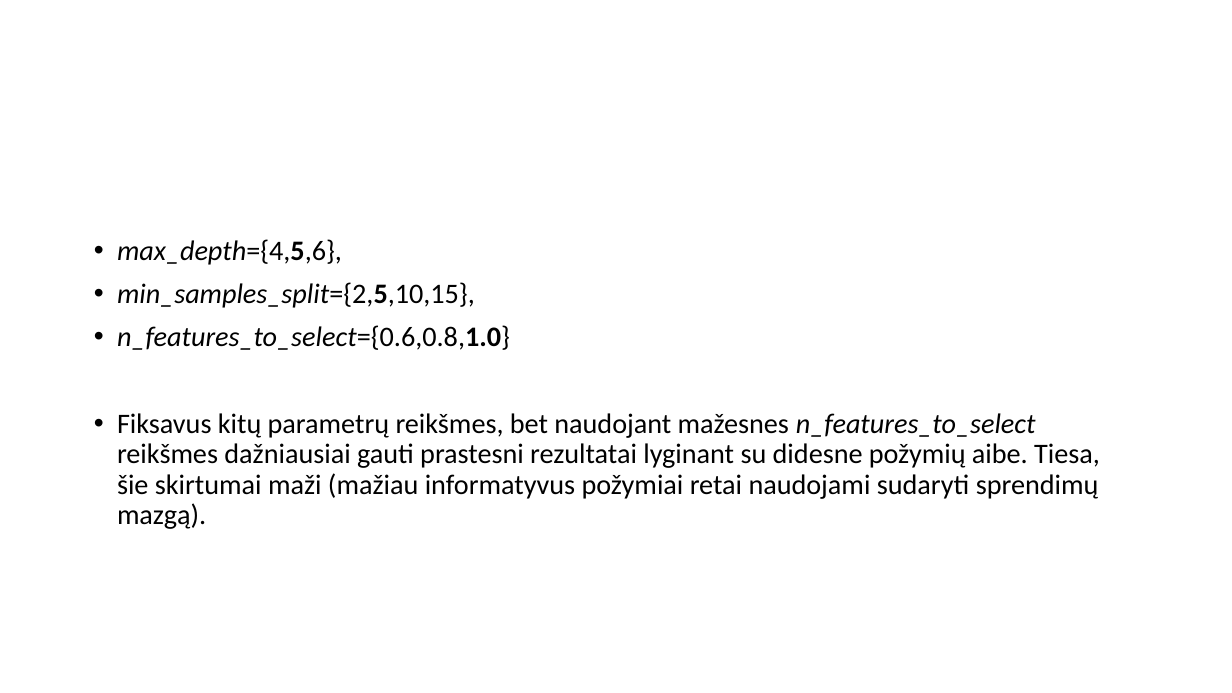
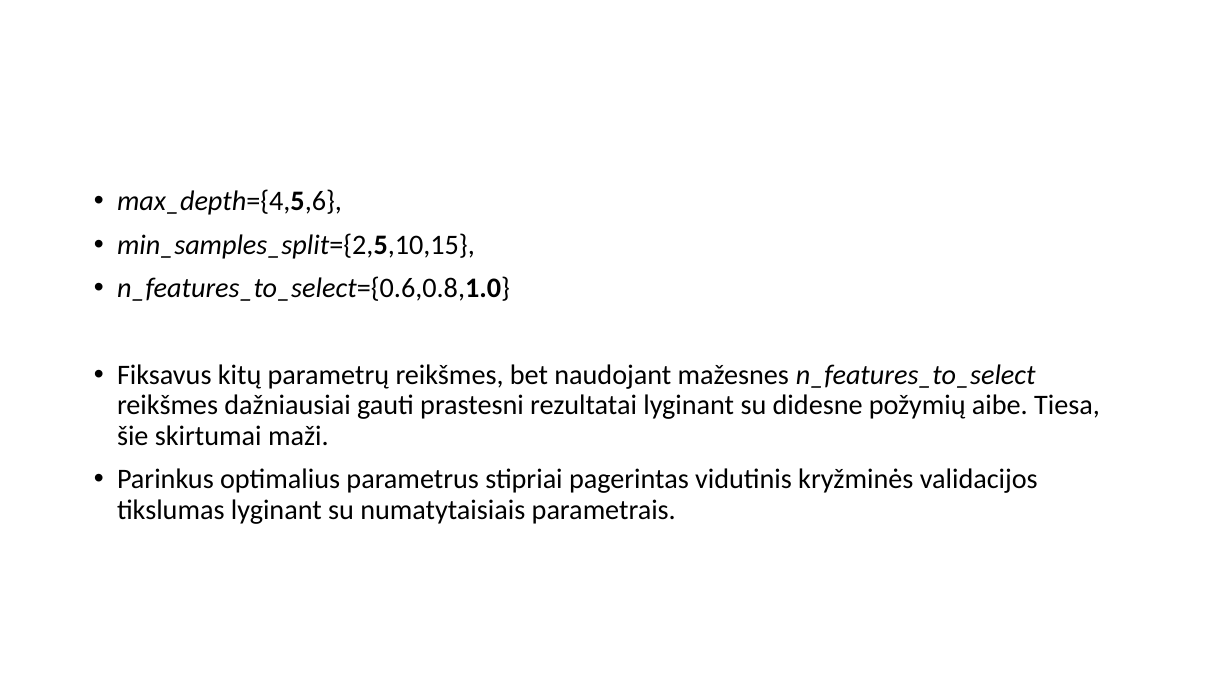
Before and after one commit to dovmar/PDVS, a slide deck: slide 7 of Lab_4/Pristatymas.pptx. Drawn at 1232x693 pixels with LibreOffice and Linux fonts; fonts in the diff are those of the drawing. Boxes give left, top, right and bottom in pixels: in the first picture for what was removed or moved away, otherwise in the second. Text is boxed around its words. In the diff, an @@ line names an element or a change of style, - is before the commit and + after.

```diff
--- a/Lab_4/Pristatymas.pptx
+++ b/Lab_4/Pristatymas.pptx
@@ text "max_depth={4,5,6},": place and size @@
-text "max_depth={4,5,6}," at (117,239,1100,529)
+text "max_depth={4,5,6}," at (117,189,1100,524)
@@ text at (117,364,1100,524): text changed @@
-• Fiksavus kitų parametrų reikšmes, bet naudojant mažesnes n_features_to_select reikšmes dažniausiai gauti prastesni rezultatai lyginant su didesne požymių aibe. Tiesa, šie skirtumai maži (mažiau informatyvus požymiai retai naudojami sudaryti sprendimų mazgą).
+• Fiksavus kitų parametrų reikšmes, bet naudojant mažesnes n_features_to_select reikšmes dažniausiai gauti prastesni rezultatai lyginant su didesne požymių aibe. Tiesa, šie skirtumai maži.
+• Parinkus optimalius parametrus stipriai pagerintas vidutinis kryžminės validacijos tikslumas lyginant su numatytaisiais parametrais.
```
Also in this commit, not shown: 7 other slides changed, 3 slides added, 8 other files.
